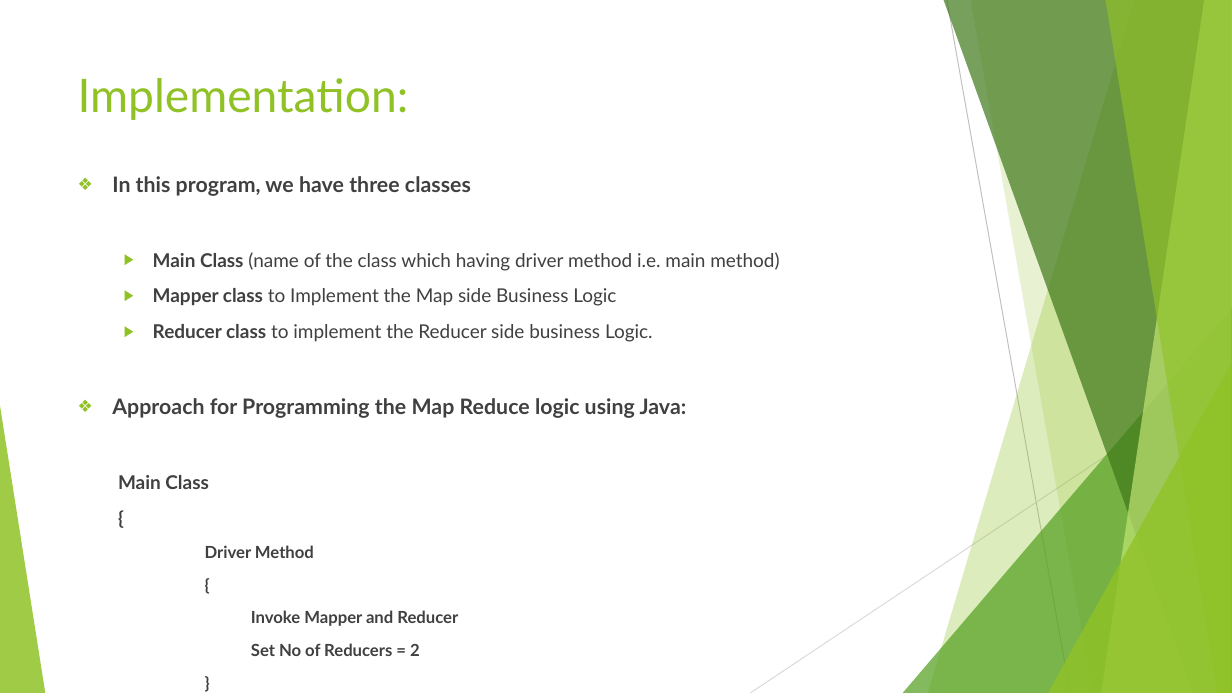
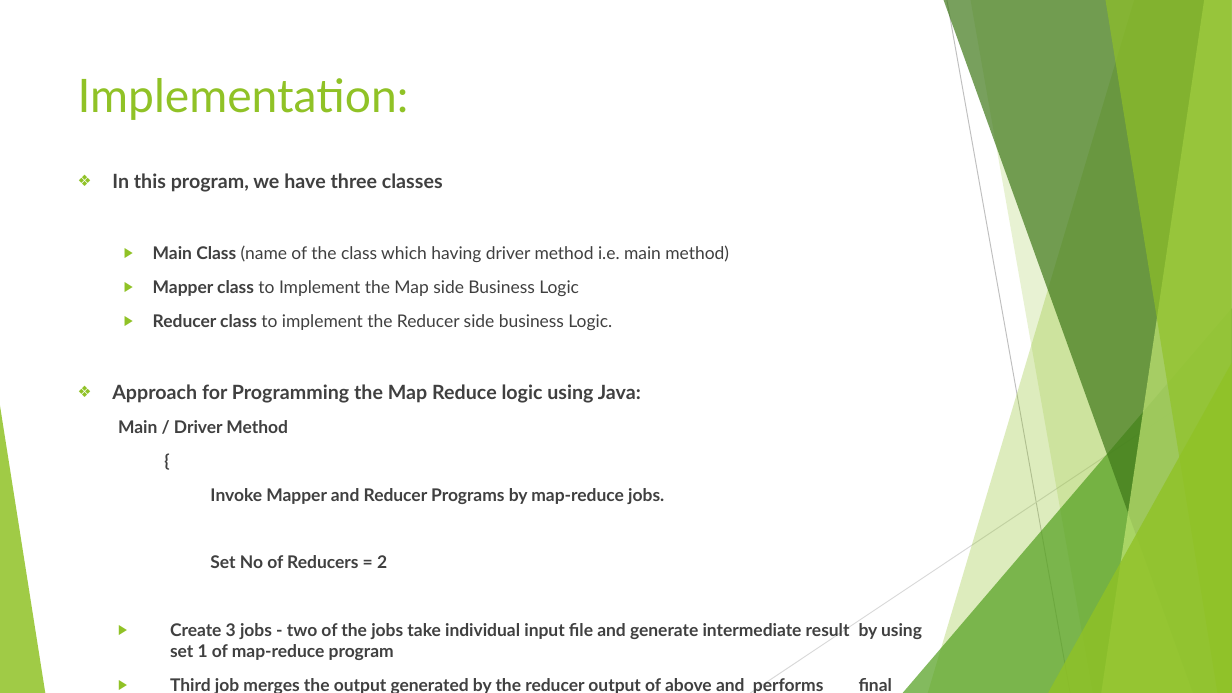
Before and after one commit to srikarreddy-m/CS551-ASE, a slide deck: slide 4 of HackBattleSP15/documentation/ASE Hackathon.pptx. Drawn at 1232x693 pixels with LibreOffice and Linux fonts; fonts in the diff are those of the drawing. Boxes give left, top, right and bottom in pixels: in the first picture for what was removed or moved away, otherwise in the second. Text is boxed around its words. In the diff, an @@ line names an element or a change of style, - is before the commit and + after.

```diff
--- a/HackBattleSP15/documentation/ASE Hackathon.pptx
+++ b/HackBattleSP15/documentation/ASE Hackathon.pptx
@@ text at box(112, 173, 922, 693): paragraph removed @@
-  }
@@ text at box(112, 173, 729, 568): size 16.6 to 15.3 pt in "In this program, we have three classes", "Approach for Programming the Map Reduce logic ..."; size 14.8 to 13.6 pt in "Main Class (name of the class which ...", "Mapper class to Implement the Map side ...", "Reducer class to implement the Reducer side ...", "{"; size 12.9 to 13.6 pt in "Set No of Reducers = 2", "}"; list level 3 to 2 in "Set No of Reducers = ..."; list level 3 to 2 in "}" @@
@@ text at box(118, 420, 288, 433): text changed; size 14.8 to 13.6 pt @@
-  Main Class
+  Main / Driver Method
@@ text at box(210, 488, 664, 504): text changed; size 12.9 to 13.6 pt @@
-    Driver Method
-    {
-    Invoke Mapper and Reducer
+  Invoke Mapper and Reducer Programs by map-reduce jobs.
@@ text at box(170, 623, 922, 693): paragraphs added @@
+  ▶ Create 3 jobs - two of the jobs take individual input file and generate intermediate result by using set 1 of map-reduce program
+  ▶ Third job merges the output generated by the reducer output of above and performs final statistical analysis on entire dataset using set 2 of map-reduce program
```
Also in this commit, not shown: 8 other slides changed, 1 slide added, 1 other file.
